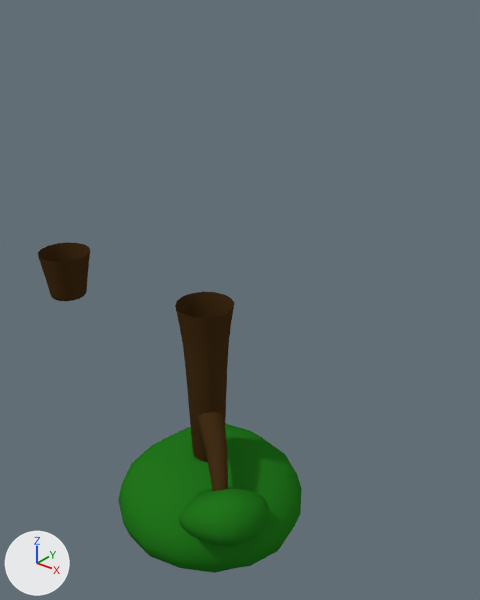
The Blender file Assets/Models/TileAssets.blend, before and after one commit.
The view is the same before and after, from a 50 mm camera at (1.8, -2.0, 1.42) aimed at (0.1, 0.13, 0.1). Arrows for +X, +Y and +Z are at lower left; the lights stay in place. The same objects are shown in both versions, whatever each file hides. Objects named as collision shapes, trigger or cutter boxes, shadow casters or lower levels of detail are left out.

In view in the first picture: 'TreeStump_01.LOD0', 'Tree_01.LOD0', 'Tree_01.branch.LOD0', 'Tree_01.leaves.LOD0'.
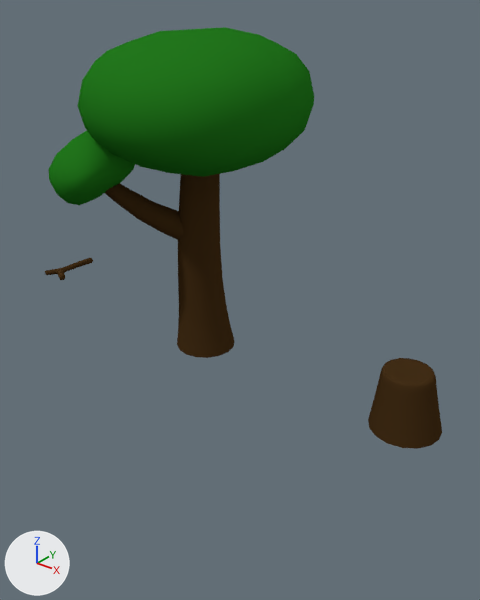
Where the newer file only moved an object's origin or applied its transform, the numbers keep the older frame.

Scene script edits in JSON lines:
```json
{"block": "me_cube_006", "where": "me_cube_006.from_pydata(...)  # 33 vertices, 32 faces; spans x -0.152..0.152, y -0.152..0.152, z -0.14..0.105"}
{"block": "me_cube_006", "where": "# used by ob_treestump_01_lod0; location = (-1.0, 0.0, 0.0)"}
{"block": "me_cube_006", "change": "me_cube_006 part 1: the whole mesh is turned 180 degrees about the y axis through the mesh origin"}
{"block": "me_cube", "where": "me_cube.from_pydata(...)  # 32 vertices, 24 faces; spans x -0.148..0.148, y -0.148..0.148, z -0.8..0.1"}
{"block": "me_cube", "where": "# used by ob_tree_01_lod0; location = (0.0, 0.0, 0.0)"}
{"block": "me_cube", "change": "me_cube part 2: the whole mesh is turned 180 degrees about the y axis through the mesh origin"}
{"block": "me_cube_005", "where": "me_cube_005.from_pydata(...)  # 52 vertices, 48 faces; spans x -0.544..0.604, y -0.582..0.562, z -1.284..-0.543"}
{"block": "me_cube_005", "where": "# used by ob_tree_01_leaves_lod0; parent = ob_tree_01_lod0; location = (0.0, 0.0, 0.0)"}
{"block": "me_cube_005", "change": "me_cube_005 part 3: the whole mesh is turned 180 degrees about the y axis through the mesh origin"}
{"block": "me_cube_001", "where": "me_cube_001.from_pydata(...)  # 24 vertices, 16 faces; spans x -0.04..0.347, y -0.31..0.044, z -0.71..-0.394"}
{"block": "me_cube_001", "where": "# used by ob_tree_01_branch_lod0; parent = ob_tree_01_lod0; location = (0.0, 0.0, 0.0)"}
{"block": "me_cube_001", "change": "me_cube_001 part 4: the whole mesh is turned 180 degrees about the y axis through the mesh origin"}
{"op": "add", "block": "me_cube_013", "code": ["me_cube_013 = bpy.data.meshes.new('Cube.013')", "me_cube_013.from_pydata(...)  # 88 vertices, 83 faces; spans x -0.058..0.088, y -0.11..0.175, z -0.014..0.02", "me_cube_013.polygons.foreach_set('use_smooth', [True] * 83)", "me_cube_013.materials.append(mat_treebrown)  # brown #442f17"]}
{"op": "set", "path": "ob_treestump_01_lod0.location", "old": "(-1.0, 0.0, 0.0)", "new": "(1.0, 0.0, 0.0)"}
{"op": "add", "block": "ob_branch_01_lod0", "code": ["ob_branch_01_lod0 = bpy.data.objects.new('Branch_01.LOD0', me_cube_013)", "ob_branch_01_lod0.location = (-1.0, 0.0, 0.0)", "_m = ob_branch_01_lod0.modifiers.new('Bevel', 'BEVEL')", "_m.angle_limit = 0.785", "_m.spread = 0.0"]}
```

Boxes [x1, y1, x2, y2] around the edits, measured in the pictures (480 x 600 px):
```json
{"object": "Tree_01.leaves.LOD0", "change": "mesh turned", "before": [118, 423, 302, 573], "after": [48, 27, 314, 205]}
{"object": "Tree_01.LOD0", "change": "mesh turned", "before": [175, 292, 234, 462], "after": [177, 174, 235, 358]}
{"object": "TreeStump_01.LOD0", "change": "mesh turned, moved", "before": [38, 242, 90, 301], "after": [368, 358, 442, 449]}
{"object": "Tree_01.branch.LOD0", "change": "mesh turned", "before": [197, 411, 228, 491], "after": [105, 183, 184, 240]}
{"object": "Branch_01.LOD0", "change": "added", "after": [45, 258, 93, 280]}
```
